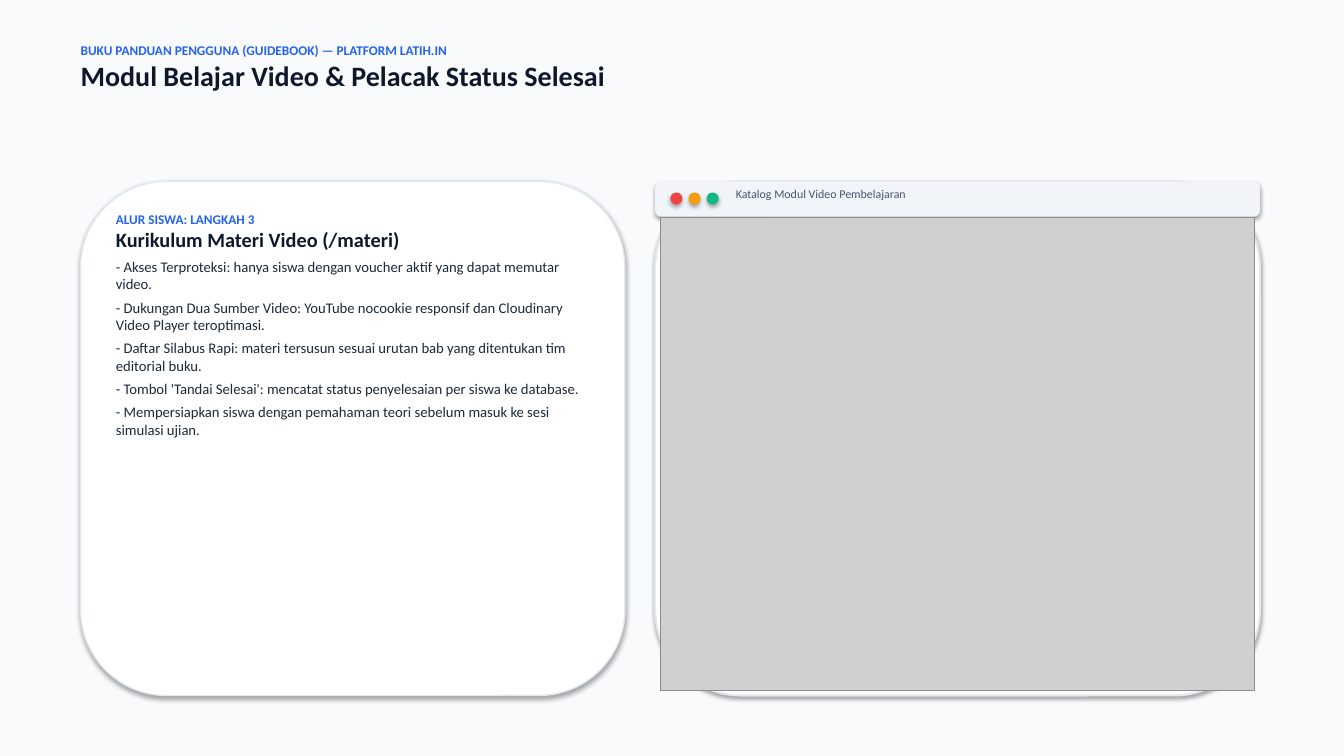
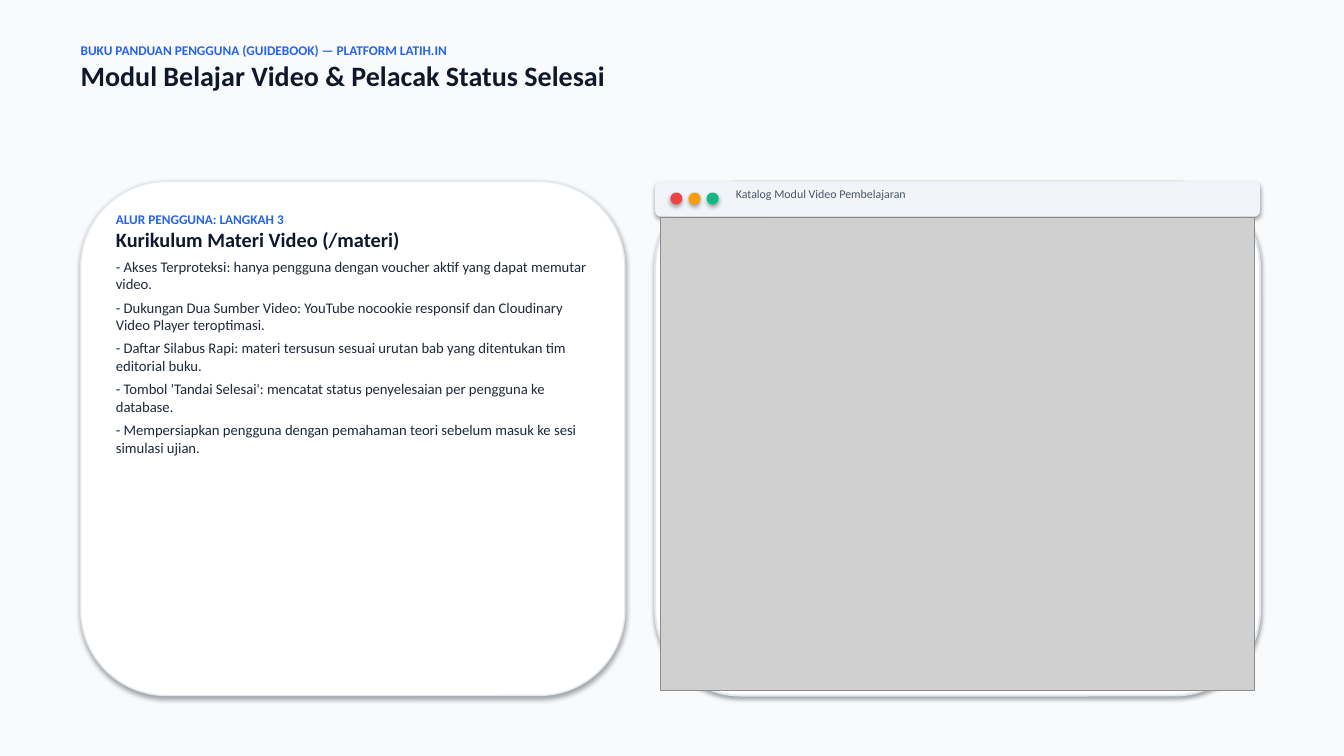
Before and after one commit to Salman-artz/latih.in, a slide deck: slide 7 of guidebook.pptx. Drawn at 1344x756 pixels with LibreOffice and Linux fonts; fonts in the diff are those of the drawing; grey boxes stand for pictures. Boxes give left, top, right and bottom in pixels: in the first picture for what was removed or moved away, otherwise in the second. Text is boxed around its words. In the diff, an @@ line names an element or a change of style, - is before the commit and + after.

Commit message:
refactor(terminology): replace all occurrences of 'siswa' with 'pengguna'

```diff
--- a/guidebook.pptx
+++ b/guidebook.pptx
@@ text at [116,215,284,224]: text changed @@
-ALUR SISWA: LANGKAH 3
+ALUR PENGGUNA: LANGKAH 3
@@ text at [116,261,586,289]: text changed @@
-- Akses Terproteksi: hanya siswa dengan voucher aktif yang dapat memutar video.
+- Akses Terproteksi: hanya pengguna dengan voucher aktif yang dapat memutar video.
@@ text at [116,383,576,456]: text changed @@
-- Tombol 'Tandai Selesai': mencatat status penyelesaian per siswa ke database.
-- Mempersiapkan siswa dengan pemahaman teori sebelum masuk ke sesi simulasi ujian.
+- Tombol 'Tandai Selesai': mencatat status penyelesaian per pengguna ke database.
+- Mempersiapkan pengguna dengan pemahaman teori sebelum masuk ke sesi simulasi ujian.
```
Also in this commit, not shown: 11 other slides changed, 5 other files.
